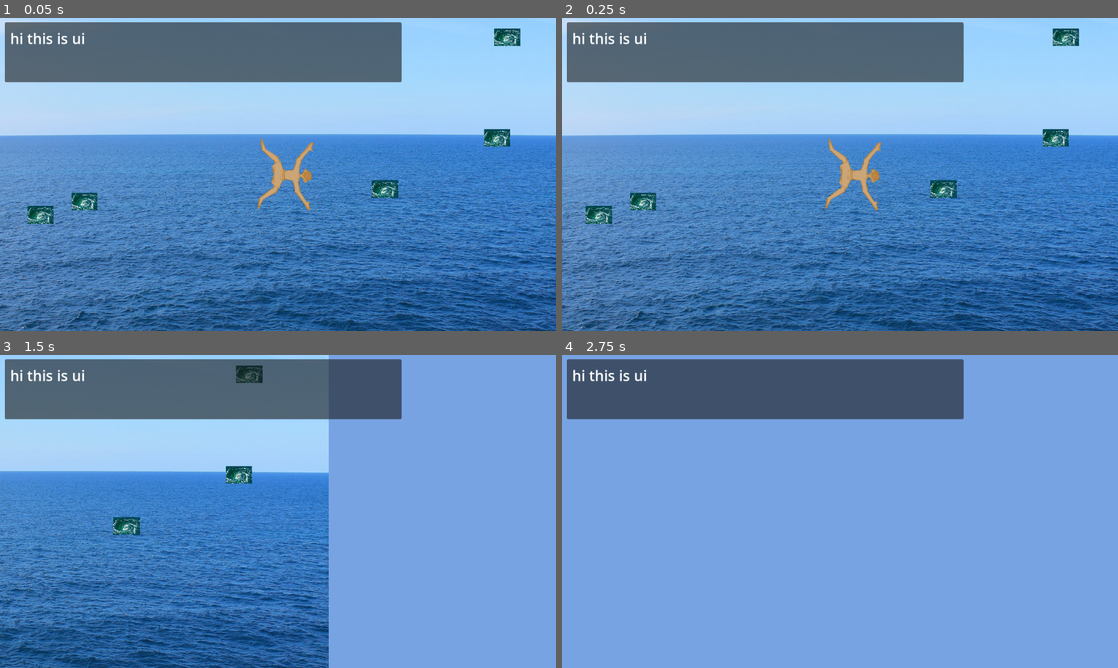
Above: before the commit, frames 1-4 (two rows, left to right).
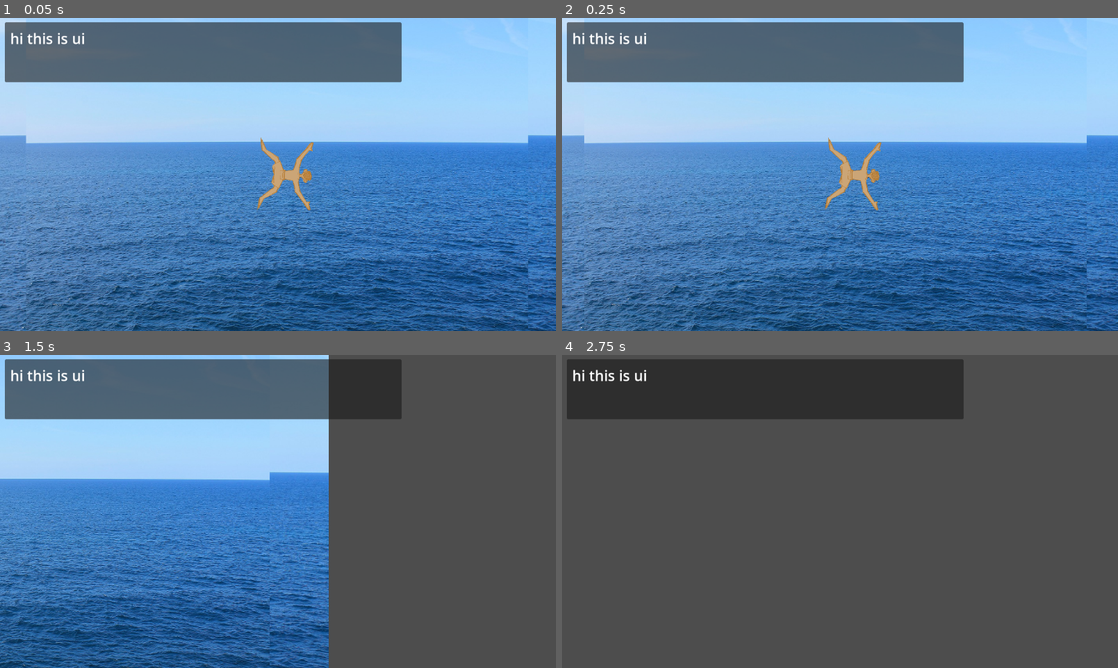
Above: after the commit, the same moments.

Repository: sophieTheProgrammer/microjam-island-61
Game: Godot game, scene res://scenes/game.tscn
Same seed, same stepped clock (60 frames per second), same inputs: the game is played once before the commit and once after it.
Inputs (mouse positions are in pixels of both pictures, inside the frame that each line leads up to):
- Up to frame 1 (0.05 s): no input
- Up to frame 2 (0.25 s): no input
- Up to frame 3 (1.5 s): tap Enter (ui_accept) at 0.5, 0.77 s; move the mouse to (400, 495) at 0.52 s; hold Up (up) 0.53-1.28 s; click (400, 495) at 0.6 s; move the mouse to (166, 527) at 1.27 s; hold Down (down) from 1.28 s (still down); click (166, 527) at 1.35 s
- Up to frame 4 (2.75 s): tap Enter (ui_accept) at 1.52 s; move the mouse to (895, 442) at 2.02 s; release Down (down) at 2.03 s; hold Up (up) from 2.03 s (still down); click (895, 442) at 2.1 s

The runs differ from the first frame. In frame 1, 25% of the frame differs, in the area x 4-95%, y 0-100%; in frame 2, 25%; in frame 3, 54%; in frame 4, 100%, in the area x 0-100%, y 0-100%.

Commit message:
spawning?

Diff:
--- a/project.godot
+++ b/project.godot
@@ -19,6 +19,7 @@
 
 Global="*uid://b3657vc4x7r80"
 AudioPlayer="*uid://11je2fqgcpqg"
+EventBus="*uid://b3fp5e72gl2lf"
 
 [display]
 
@@ -35,6 +36,18 @@
 "events": [Object(InputEventMouseButton,"resource_local_to_scene":false,"resource_name":"","device":-1,"window_id":0,"a …(253 unchanged characters)…
 ]
 }
+up={
+"deadzone": 0.2,
+"events": [Object(InputEventKey,"resource_local_to_scene":false,"resource_name":"","device":-1,"window_id":0,"alt_pressed":false,"shift_pressed":false,"ctrl_pressed":false,"meta_pressed":false,"pressed":false,"keycode":0,"physical_keycode":4194320,"key_label":0,"unicode":0,"location":0,"echo":false,"script":null)
+, Object(InputEventKey,"resource_local_to_scene":false,"resource_name":"","device":-1,"window_id":0,"alt_pressed":false,"shift_pressed":false,"ctrl_pressed":false,"meta_pressed":false,"pressed":false,"keycode":0,"physical_keycode":87,"key_label":0,"unicode":119,"location":0,"echo":false,"script":null)
+]
+}
+down={
+"deadzone": 0.2,
+"events": [Object(InputEventKey,"resource_local_to_scene":false,"resource_name":"","device":-1,"window_id":0,"alt_pressed":false,"shift_pressed":false,"ctrl_pressed":false,"meta_pressed":false,"pressed":false,"keycode":0,"physical_keycode":4194322,"key_label":0,"unicode":0,"location":0,"echo":false,"script":null)
+, Object(InputEventKey,"resource_local_to_scene":false,"resource_name":"","device":-1,"window_id":0,"alt_pressed":false,"shift_pressed":false,"ctrl_pressed":false,"meta_pressed":false,"pressed":false,"keycode":0,"physical_keycode":83,"key_label":0,"unicode":115,"location":0,"echo":false,"script":null)
+]
+}
 Up={
 "deadzone": 0.2,
 "events": [Object(InputEventKey,"resource_local_to_scene":false,"resource_name":"","device":-1,"window_id":0,"alt_press …(195 unchanged characters)…
@@ -42,18 +55,6 @@
 ]
 }
 Down={
-"deadzone": 0.2,
-"events": [Object(InputEventKey,"resource_local_to_scene":false,"resource_name":"","device":-1,"window_id":0,"alt_pressed":false,"shift_pressed":false,"ctrl_pressed":false,"meta_pressed":false,"pressed":false,"keycode":0,"physical_keycode":4194322,"key_label":0,"unicode":0,"location":0,"echo":false,"script":null)
-, Object(InputEventKey,"resource_local_to_scene":false,"resource_name":"","device":-1,"window_id":0,"alt_pressed":false,"shift_pressed":false,"ctrl_pressed":false,"meta_pressed":false,"pressed":false,"keycode":0,"physical_keycode":83,"key_label":0,"unicode":115,"location":0,"echo":false,"script":null)
-]
-}
-up={
-"deadzone": 0.2,
-"events": [Object(InputEventKey,"resource_local_to_scene":false,"resource_name":"","device":-1,"window_id":0,"alt_pressed":false,"shift_pressed":false,"ctrl_pressed":false,"meta_pressed":false,"pressed":false,"keycode":0,"physical_keycode":4194320,"key_label":0,"unicode":0,"location":0,"echo":false,"script":null)
-, Object(InputEventKey,"resource_local_to_scene":false,"resource_name":"","device":-1,"window_id":0,"alt_pressed":false,"shift_pressed":false,"ctrl_pressed":false,"meta_pressed":false,"pressed":false,"keycode":0,"physical_keycode":87,"key_label":0,"unicode":119,"location":0,"echo":false,"script":null)
-]
-}
-down={
 "deadzone": 0.2,
 "events": [Object(InputEventKey,"resource_local_to_scene":false,"resource_name":"","device":-1,"window_id":0,"alt_press …(195 unchanged characters)…
 , Object(InputEventKey,"resource_local_to_scene":false,"resource_name":"","device":-1,"window_id":0,"alt_pressed":false …(183 unchanged characters)…
@@ -69,4 +70,3 @@
 rendering_device/driver.windows="d3d12"
 renderer/rendering_method="gl_compatibility"
 renderer/rendering_method.mobile="gl_compatibility"
-environment/defaults/default_clear_color=Color(0.47058824, 0.6392157, 0.8901961, 1)
--- /dev/null
+++ b/scenes/chunk.tscn
@@ -0,0 +1,24 @@
+[gd_scene format=3 uid="uid://dau314vrra7i6"]
+
+[ext_resource type="Texture2D" uid="uid://dfu8o4dr2s6ub" path="res://stock/sea-1547609_1280.jpg" id="1_08ivf"]
+[ext_resource type="Script" uid="uid://bac43hr3wa42x" path="res://scripts/chunk.gd" id="1_h8q3v"]
+
+[sub_resource type="SegmentShape2D" id="SegmentShape2D_h2h35"]
+a = Vector2(409, -435)
+b = Vector2(408, 331)
+
+[node name="chunk" type="Node2D" unique_id=709913294]
+script = ExtResource("1_h8q3v")
+
+[node name="Area2D" type="Area2D" parent="." unique_id=114175988]
+
+[node name="CollisionShape2D" type="CollisionShape2D" parent="Area2D" unique_id=1490499186]
+position = Vector2(110, 38)
+shape = SubResource("SegmentShape2D_h2h35")
+
+[node name="Sprite2D" type="Sprite2D" parent="." unique_id=1999960836]
+position = Vector2(-2.0000076, -1.5258789e-05)
+scale = Vector2(0.8130129, 0.8130129)
+texture = ExtResource("1_08ivf")
+
+[node name="obstacle" type="Node" parent="." unique_id=241453255]
--- a/scenes/game.tscn
+++ b/scenes/game.tscn
@@ -16,8 +16,6 @@
 [node name="spawner" type="Node2D" parent="." unique_id=1173440994]
 script = ExtResource("2_yqjtg")
 
-[node name="obstacles" type="Node2D" parent="." unique_id=1876004496]
-
 [node name="player" parent="." unique_id=1710529082 instance=ExtResource("3_lnu2h")]
 rotation = 1.6179202
 
--- /dev/null
+++ b/scripts/chunk.gd
@@ -0,0 +1,17 @@
+extends Node2D
+var whirlpool_scene = preload("res://scenes/whirlpool.tscn")
+@onready var obstacles: Node2D = $"../obstacles"
+@onready var viewport = get_viewport().get_visible_rect().size
+
+func _ready() -> void:
+	pass
+
+func _process(delta: float) -> void:
+	pass
+
+func spawn():
+	var new_whirlpool = whirlpool_scene.instantiate()
+
+	new_whirlpool.position.x = randf_range(viewport.x / 2, -viewport.x / 2)
+	new_whirlpool.position.y = randf_range(viewport.y / 2, -viewport.y / 2)
+	obstacles.add_child(new_whirlpool)
--- a/scripts/chunk.tscn
+++ /dev/null
@@ -1,13 +0,0 @@
-[gd_scene format=3 uid="uid://dau314vrra7i6"]
-
-[sub_resource type="SegmentShape2D" id="SegmentShape2D_h2h35"]
-a = Vector2(246, -75)
-b = Vector2(252, 242)
-
-[node name="chunk" type="Node2D" unique_id=709913294]
-
-[node name="Area2D" type="Area2D" parent="." unique_id=114175988]
-
-[node name="CollisionShape2D" type="CollisionShape2D" parent="Area2D" unique_id=1490499186]
-position = Vector2(110, 38)
-shape = SubResource("SegmentShape2D_h2h35")
--- /dev/null
+++ b/scripts/eventbus.gd
@@ -0,0 +1,3 @@
+extends Node
+
+signal spawn_new_chunk()
--- a/scripts/spawner.gd
+++ b/scripts/spawner.gd
@@ -1,28 +1,12 @@
 extends Node2D
 
-var whirlpool_scene = preload("uid://2h64y5eyev36")
 @onready var obstacles: Node2D = $"../obstacles"
 @onready var viewport = get_viewport().get_visible_rect().size
-
-
-# chunk related stuff
-var chunks_traveled : int = 0
-# should be fine, but I want it to be the size of the camera
-@onready var chunk_length: int = viewport.x / 2
-
+var chunk = preload("res://scenes/chunk.tscn")
 func _ready() -> void:
-	for i in range(5):
-		spawn()
-
+	spawn_chunk()
 func _process(delta: float) -> void:
-	if int(position.x) % chunk_length == 0:
-		# modulo = 0
-		print("modulo")
-		chunks_traveled += 1
-
-func spawn():
-	var new_whirlpool = whirlpool_scene.instantiate()
-
-	new_whirlpool.position.x = randf_range(viewport.x / 2, -viewport.x / 2)
-	new_whirlpool.position.y = randf_range(viewport.y / 2, -viewport.y / 2)
-	obstacles.add_child(new_whirlpool)
+	pass
+func spawn_chunk():
+	var new_chunk = chunk.instantiate()
+	self.add_child(new_chunk)
Not shown: 1 places in scenes/game.tscn that only renumber resources
Not shown, added: scripts/chunk.gd.uid
Not shown, added: scripts/eventbus.gd.uid
